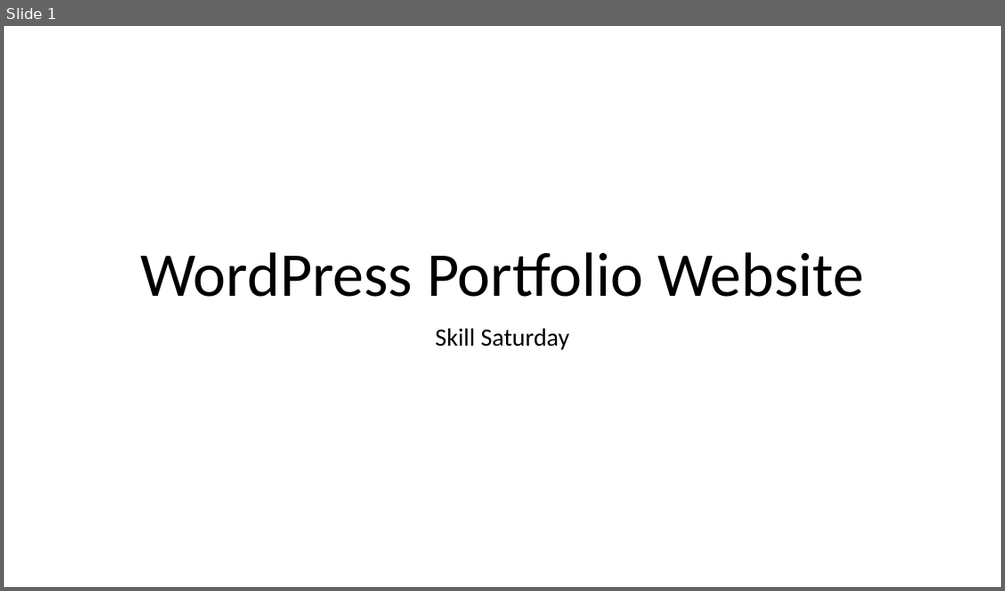
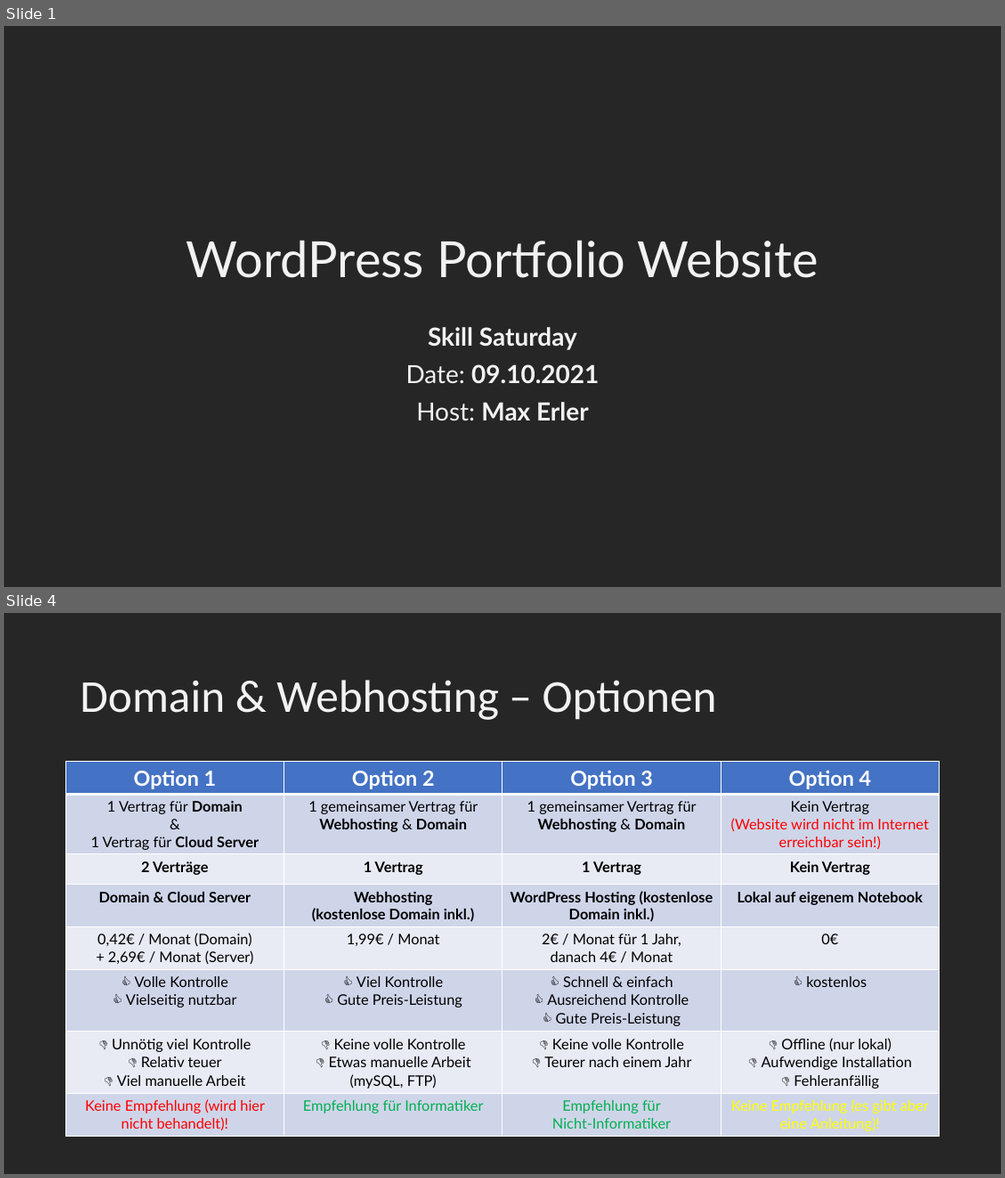
Before and after one commit to maximotus/skill-saturday-wordpress-portfolio-website, a slide deck: wordpress-portfolio-website-presentation.pptx. Shown one above the other, each under a label of ours: slide 1 before the commit, slides 1 and 4 after it; the slides between them are not shown. The pictures are 1005x591 and 1005x1178 pixels, drawn with LibreOffice and Linux fonts; fonts in the diff are those of the drawing. Boxes give left, top, right and bottom in pixels: in the first picture for what was removed or moved away, otherwise in the second. Text is boxed around its words. In the diff, an @@ line names an element or a change of style, - is before the commit and + after.

```diff
--- a/wordpress-portfolio-website-presentation.pptx
+++ b/wordpress-portfolio-website-presentation.pptx
@@ slide 4 added at (x1=4, y1=613, x2=1001, y2=1174), background #262626 @@
@@ title added at (x1=80, y1=680, x2=717, y2=720), 44 pt, text #F2F2F2 @@
+Domain & Webhosting – Optionen
@@ table added at (x1=65, y1=762, x2=938, y2=1135), 8 rows, 4 columns @@
+Option 1 | Option 2 | Option 3 | Option 4
+1 Vertrag für Domain & 1 Vertrag für Cloud Server | 1 gemeinsamer Vertrag für Webhosting & Domain | 1 gemeinsamer Vertrag für Webhosting & Domain | Kein Vertrag (Website wird nicht im Internet erreichbar sein!)
+2 Verträge | 1 Vertrag | 1 Vertrag | Kein Vertrag
+Domain & Cloud Server | Webhosting (kostenlose Domain inkl.) | WordPress Hosting (kostenlose Domain inkl.) | Lokal auf eigenem Notebook
+0,42€ / Monat (Domain) + 2,69€ / Monat (Server) | 1,99€ / Monat | 2€ / Monat für 1 Jahr, danach 4€ / Monat | 0€
+👍 Volle Kontrolle / 👍 Vielseitig nutzbar | 👍 Viel Kontrolle / 👍 Gute Preis-Leistung | 👍 Schnell & einfach / 👍 Ausreichend Kontrolle / 👍 Gute Preis-Leistung | 👍 kostenlos
+👎 Unnötig viel Kontrolle / 👎 Relativ teuer / 👎 Viel manuelle Arbeit | 👎 Keine volle Kontrolle / 👎 Etwas manuelle Arbeit (mySQL, FTP) | 👎 Keine volle Kontrolle / 👎 Teurer nach einem Jahr | 👎 Offline (nur lokal) / 👎 Aufwendige Installation / 👎 Fehleranfällig
+Keine Empfehlung (wird hier nicht behandelt)! | Empfehlung für Informatiker | Empfehlung für Nicht-Informatiker | Keine Empfehlung (es gibt aber eine Anleitung)!
@@ slide 1 changed as well @@
@@ background #FFFFFF to #262626 @@
@@ title "WordPress Portfolio Website" moved from (x1=141, y1=252, x2=864, y2=297) to (x1=186, y1=240, x2=818, y2=278) @@
@@ title "WordPress Portfolio Website" at (x1=186, y1=240, x2=818, y2=278): size 60 to 48 pt, font Calibri to Lato, text colour #000000 to #F2F2F2 @@
@@ subtitle at (x1=428, y1=327, x2=577, y2=350): font Calibri to Lato, text colour #000000 to #F2F2F2, bold on in "Skill Saturday" @@
@@ subtitle at (x1=406, y1=364, x2=599, y2=420): paragraphs added @@
+Date: 09.10.2021
+Host: Max Erler
```
Also in this commit, not shown: 3 other slides added, 21 other files.
